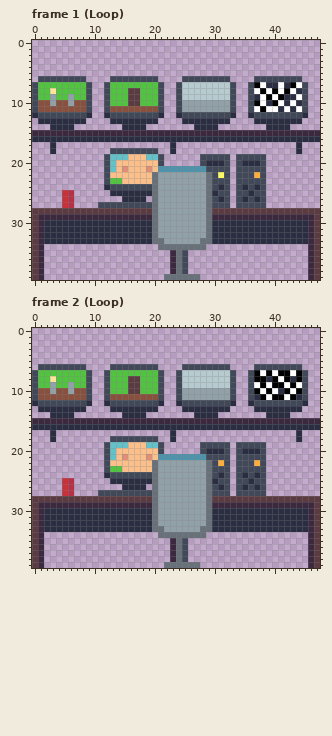
Edited in one commit: pixel-art file (Assets/Objects/ContolRoom.ase). That is the earlier state.
48x40 pixels, 3 frames. Shown: frame 1 (Loop), frame 2 (Loop). The commit also changed other frames, which this record leaves out.
And afterwards:
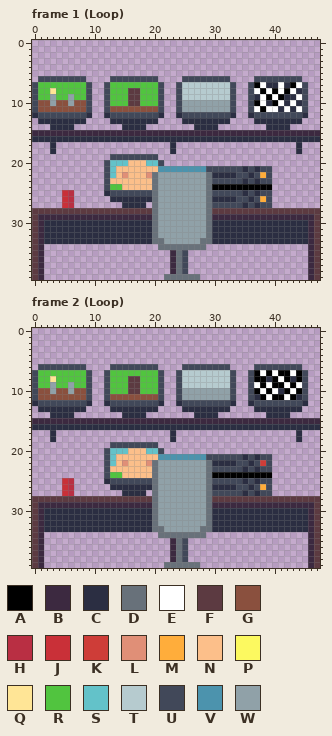
Palette (. is transparent): A #000000  B #3c2940  C #2b2e42  D #68717a  E #ffffff  F #5c3a41  G #8a503e  H #b92f43  J #c93038  K #ce3d38  L #e08f77  M #ffad3b  N #fcbf8a  P #fcf960  Q #ffe596  R #51c43f  S #63c2c9  T #b6cbcf  U #414859  V #4c93ad  W #90a1a8
What changed:
Changed rows in their new state; - is an unchanged pixel.
Frame 1 (Loop), layer "Layer 1":
first column x 11:
18 --........-------------------
19 -.UUUUUUUU.------.....-.....-
20 ---SS---SS-------.....-.....-
21 ----N---N-------------U-C-C-U
22 --S-L---L----------CCCC--CUMU
23 --NN------------------U-C-C-U
24 -URRNNNNN----------AAAAAAAAAA
25 -CUUUUUUU----------U--U-CUC-U
26 --CC----C----------C-CC-UCUMU
27 ....CCCC.-------------U-C-C-U
Frame 2 (Loop), layer "Layer 1":
first column x 11:
18 --........-------------------
19 -.UUUUUUUU.------.....-.....-
20 ---SS---SS-------.....-.....-
21 ----N---N-------------U-C-C-U
22 --S-L---L----------CCCC--CUKU
23 --NN------------------U-C-C-U
24 -URRNNNNN----------AAAAAAAAAA
25 -CUUUUUUU----------U--U-CUC-U
26 --CC----C----------C-CC-UCUMU
27 ....CCCC.-------------U-C-C-U
